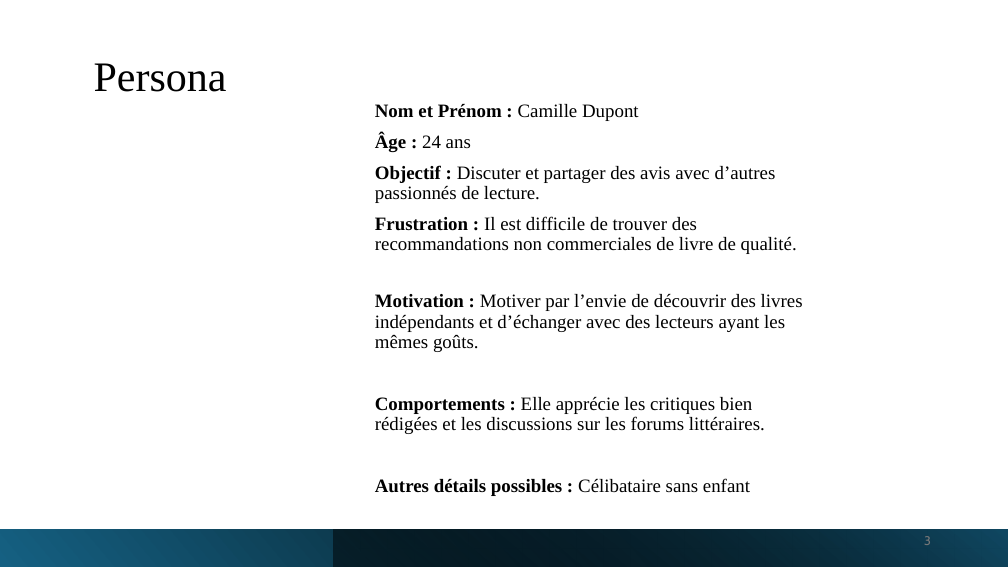
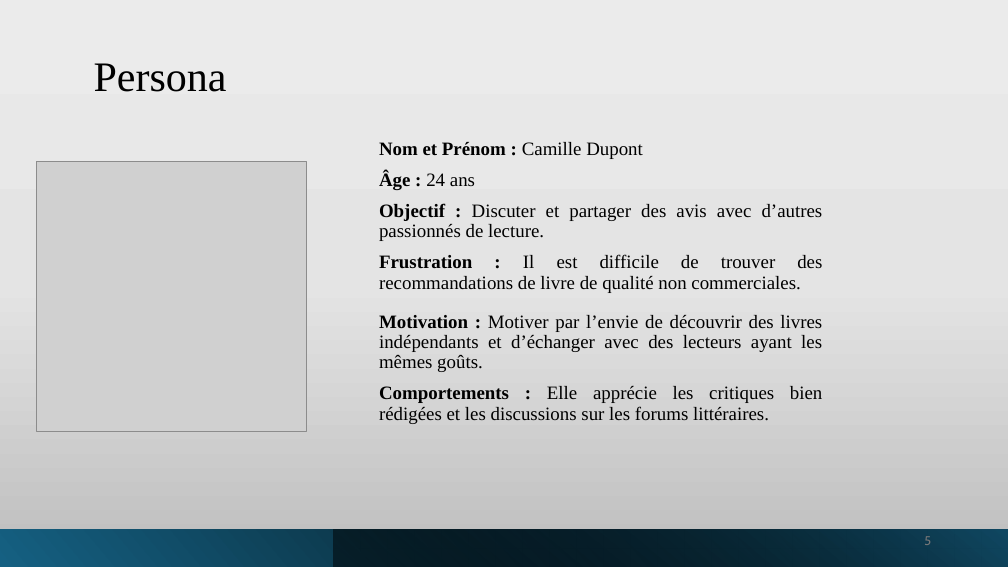
Before and after one commit to manelbenhamouda/projets-CDA, a slide deck: slide 5 of Diaporama_Haldan.pptx (slide 3 before the commit). Drawn at 1008x567 pixels with LibreOffice and Linux fonts; fonts in the diff are those of the drawing; grey boxes stand for pictures. Boxes give left, top, right and bottom in pixels: in the first picture for what was removed or moved away, otherwise in the second. Text is boxed around its words. In the diff, an @@ line names an element or a change of style, - is before the commit and + after.

```diff
--- a/Diaporama_Haldan.pptx
+++ b/Diaporama_Haldan.pptx
@@ background #FFFFFF to gradient #ECECEC to #E5E5E5 to #BEBEBE @@
@@ text "Nom et Prénom : Camille ...": place and size @@
-text "Nom et Prénom : Camille ..." at bbox=[375, 104, 797, 254]
+text "Nom et Prénom : Camille ..." at bbox=[379, 142, 823, 293]
@@ text at bbox=[379, 142, 823, 241]: alignment left to justified @@
@@ picture added at bbox=[36, 161, 307, 432] @@
@@ text at bbox=[379, 254, 822, 293]: text changed @@
-Frustration : Il est difficile de trouver des recommandations non commerciales de livre de qualité.
+Frustration : Il est difficile de trouver des recommandations de livre de qualité non commerciales.
@@ text "Motivation : Motiver par l’envie ...": place and size @@
-text "Motivation : Motiver par l’envie ..." at bbox=[375, 294, 803, 496]
+text "Motivation : Motiver par l’envie ..." at bbox=[379, 315, 823, 424]
@@ text "Motivation : Motiver par l’envie ..." at bbox=[379, 315, 823, 424]: alignment left to justified @@
@@ text at bbox=[375, 478, 750, 496]: paragraph removed @@
-Autres détails possibles : Célibataire sans enfant
```
Also in this commit, not shown: 7 other slides changed, 13 slides added.
